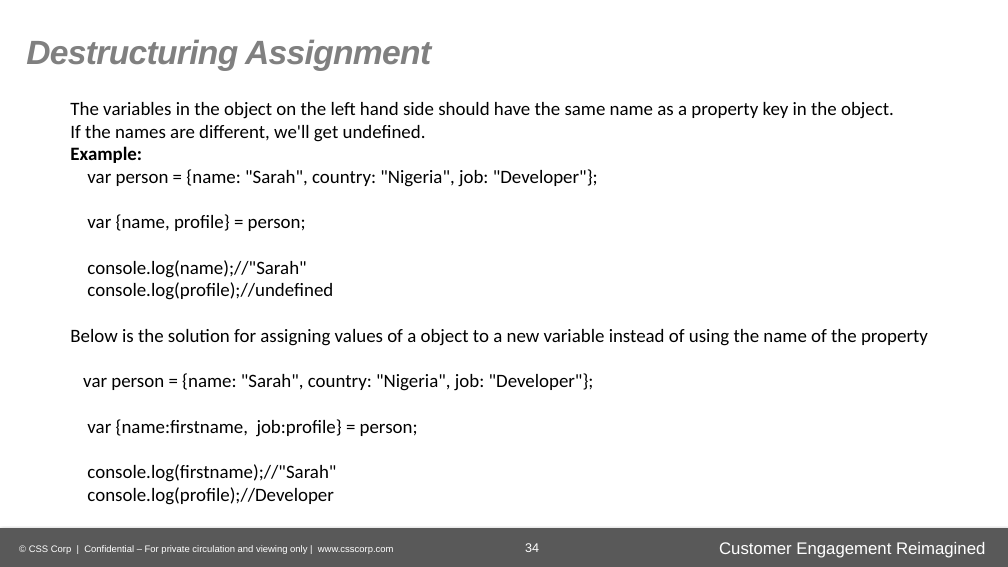
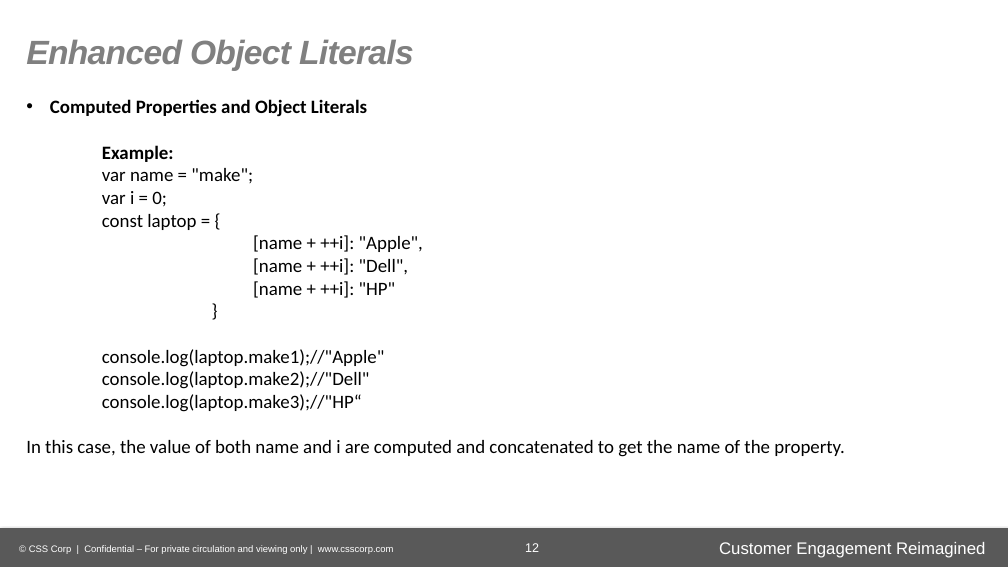
Before and after one commit to gurudevraj/asEmployee, a slide deck: slide 12 of ECMAScript 6-P.pptx (slide 34 before the commit). Drawn at 1008x567 pixels with LibreOffice and Linux fonts; fonts in the diff are those of the drawing; background and template pictures are left out. Boxes give left, top, right and bottom in pixels: in the first picture for what was removed or moved away, otherwise in the second. Text is boxed around its words. In the diff, an @@ line names an element or a change of style, - is before the commit and + after.

```diff
--- a/ECMAScript 6-P.pptx
+++ b/ECMAScript 6-P.pptx
@@ text at [26, 39, 414, 71]: text changed @@
-Destructuring Assignment
+Enhanced Object Literals
@@ text "Computed Properties and Object Literals": place and size @@
-text "Computed Properties and Object Literals" at [70, 102, 928, 505]
+text "Computed Properties and Object Literals" at [26, 99, 844, 457]
@@ text at [50, 99, 367, 117]: text changed; bold on @@
-The variables in the object on the left hand side should have the same name as a property key in the object.
-If the names are different, we'll get undefined.
+• Computed Properties and Object Literals
@@ text at [102, 145, 174, 162]: list level 1 to 3 in "Example:" @@
@@ text at [26, 168, 844, 457]: text changed @@
-var person = {name: "Sarah", country: "Nigeria", job: "Developer"};
-var {name, profile} = person;
-console.log(name);//"Sarah"
-console.log(profile);//undefined
-Below is the solution for assigning values of a object to a new variable instead of using the name of the property
-var person = {name: "Sarah", country: "Nigeria", job: "Developer"};
-var {name:firstname, job:profile} = person;
-console.log(firstname);//"Sarah"
-console.log(profile);//Developer
+var name = "make";
+var i = 0;
+const laptop = {
+[name + ++i]: "Apple",
+[name + ++i]: "Dell",
+[name + ++i]: "HP"
+}
+console.log(laptop.make1);//"Apple"
+console.log(laptop.make2);//"Dell"
+console.log(laptop.make3);//"HP“
+In this case, the value of both name and i are computed and concatenated to get the name of the property.
@@ page number at [525, 543, 539, 552]: text changed @@
-34
+12
```
Also in this commit, not shown: 14 other slides changed, 9 slides added, 24 slides removed, 3 other files.
